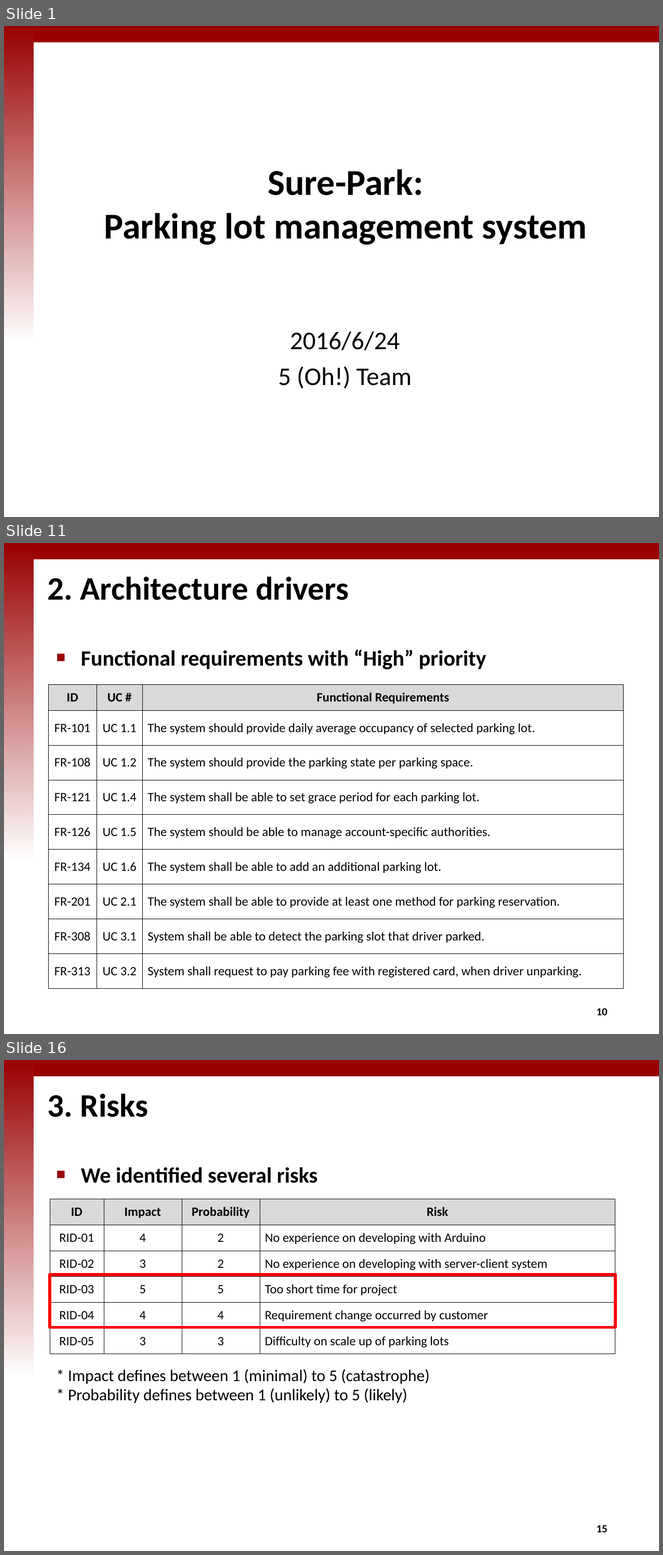
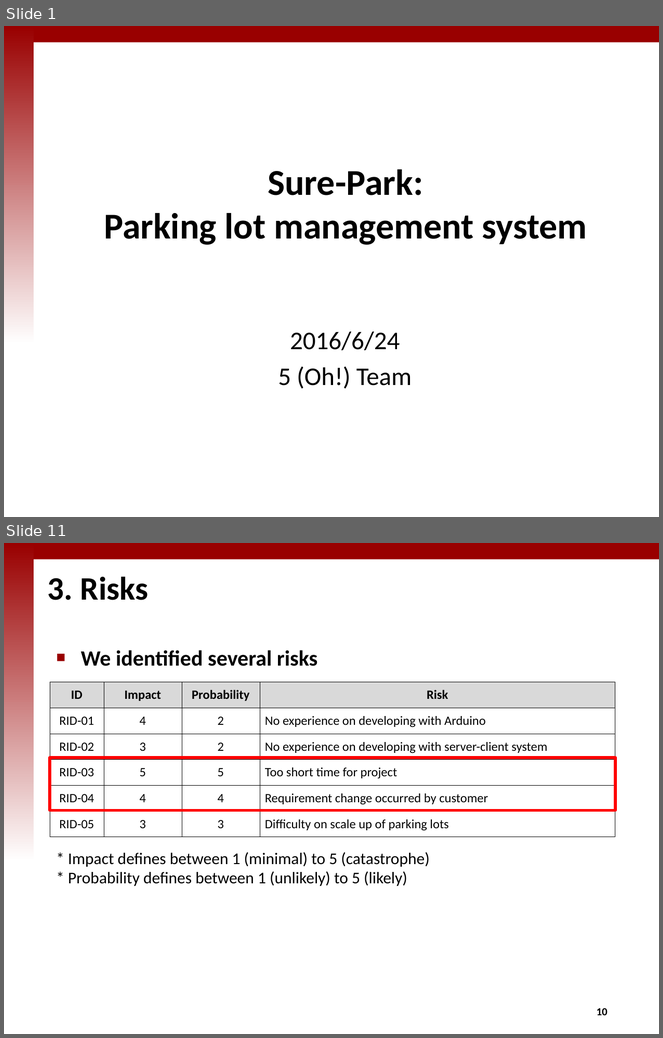
Before and after one commit to iluvjinhee/SureParkSystem, a slide deck: DesignDocument/(5Team_Presentation_002) Final presentation.pptx. Shown one above the other, each under a label of ours: slides 1, 11 and 16 before the commit, slides 1 and 11 after it; the slides between them are not shown. The pictures are 663x1555 and 663x1038 pixels, drawn with LibreOffice and Linux fonts; fonts in the diff are those of the drawing; background and template pictures are left out. Boxes give left, top, right and bottom in pixels: in the first picture for what was removed or moved away, otherwise in the second. Text is boxed around its words. In the diff, an @@ line names an element or a change of style, - is before the commit and + after.

```diff
--- a/DesignDocument/(5Team_Presentation_002) Final presentation.pptx
+++ b/DesignDocument/(5Team_Presentation_002) Final presentation.pptx
@@ slide 11 removed at (x1=4, y1=543, x2=659, y2=1034), background #FFFFFF; not listed: 2 template elements that a slide beside it also shows @@
@@ title removed at (x1=48, y1=576, x2=349, y2=600) @@
-2. Architecture drivers
@@ text removed at (x1=81, y1=650, x2=487, y2=669) @@
-■ Functional requirements with “High” priority
@@ table removed at (x1=49, y1=684, x2=624, y2=989), 9 rows, 3 columns @@
-ID | UC # | Functional Requirements
-FR-101 | UC 1.1 | The system should provide daily average occupancy of selected parking lot.
-FR-108 | UC 1.2 | The system should provide the parking state per parking space.
-FR-121 | UC 1.4 | The system shall be able to set grace period for each parking lot.
-FR-126 | UC 1.5 | The system should be able to manage account-specific authorities.
-FR-134 | UC 1.6 | The system shall be able to add an additional parking lot.
-FR-201 | UC 2.1 | The system shall be able to provide at least one method for parking reservation.
-FR-308 | UC 3.1 | System shall be able to detect the parking slot that driver parked.
-FR-313 | UC 3.2 | System shall request to pay parking fee with registered card, when driver unparking.
@@ page number removed at (x1=597, y1=1008, x2=608, y2=1016) @@
-10
@@ what was slide 16 is now slide 11 @@
@@ page number at (x1=597, y1=1008, x2=608, y2=1016): text changed @@
-15
+10
```
Also in this commit, not shown: 7 slides changed, 2 slides added, 6 other slides removed, 3 other files.
